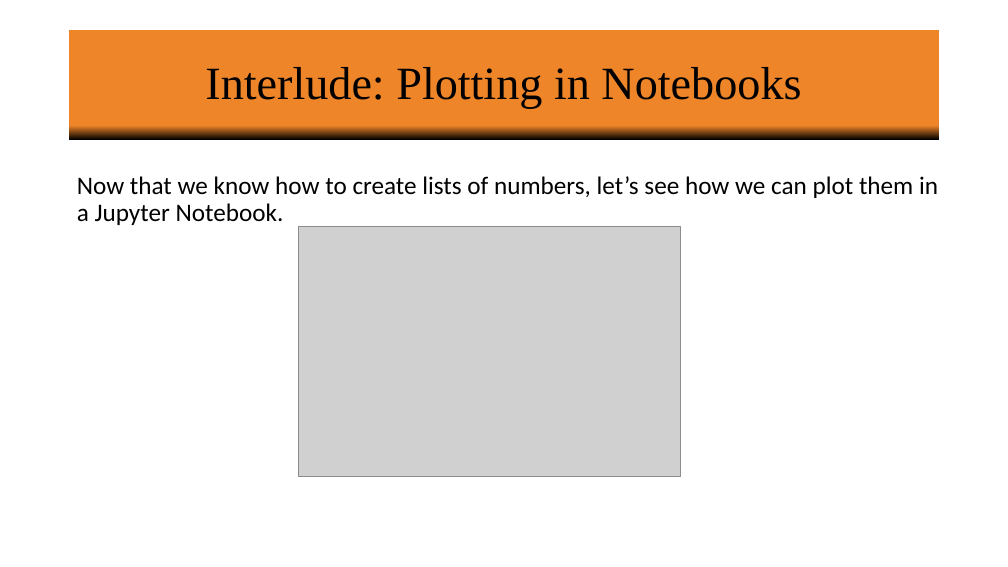
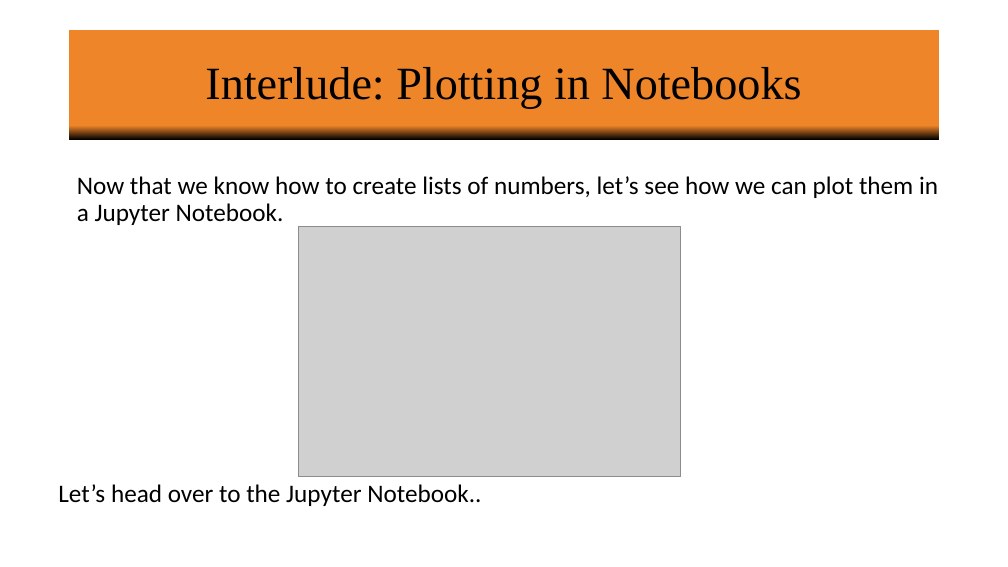
Before and after one commit to vineetbansal/Python-Bootcamp, a slide deck: slide 10 of slides/03 Lists_Loops_Files.pptx. Drawn at 1008x567 pixels with LibreOffice and Linux fonts; fonts in the diff are those of the drawing; grey boxes stand for pictures; background and template pictures are left out. Boxes give left, top, right and bottom in pixels: in the first picture for what was removed or moved away, otherwise in the second. Text is boxed around its words. In the diff, an @@ line names an element or a change of style, - is before the commit and + after.

Commit message:
Updated references to Exercises. Added placeholders for missing notebooks.

```diff
--- a/slides/03 Lists_Loops_Files.pptx
+++ b/slides/03 Lists_Loops_Files.pptx
@@ text added at (58, 484, 481, 506), 24 pt, text #000000 @@
+Let’s head over to the Jupyter Notebook..
```
Also in this commit, not shown: 4 other slides changed, 10 other files.
